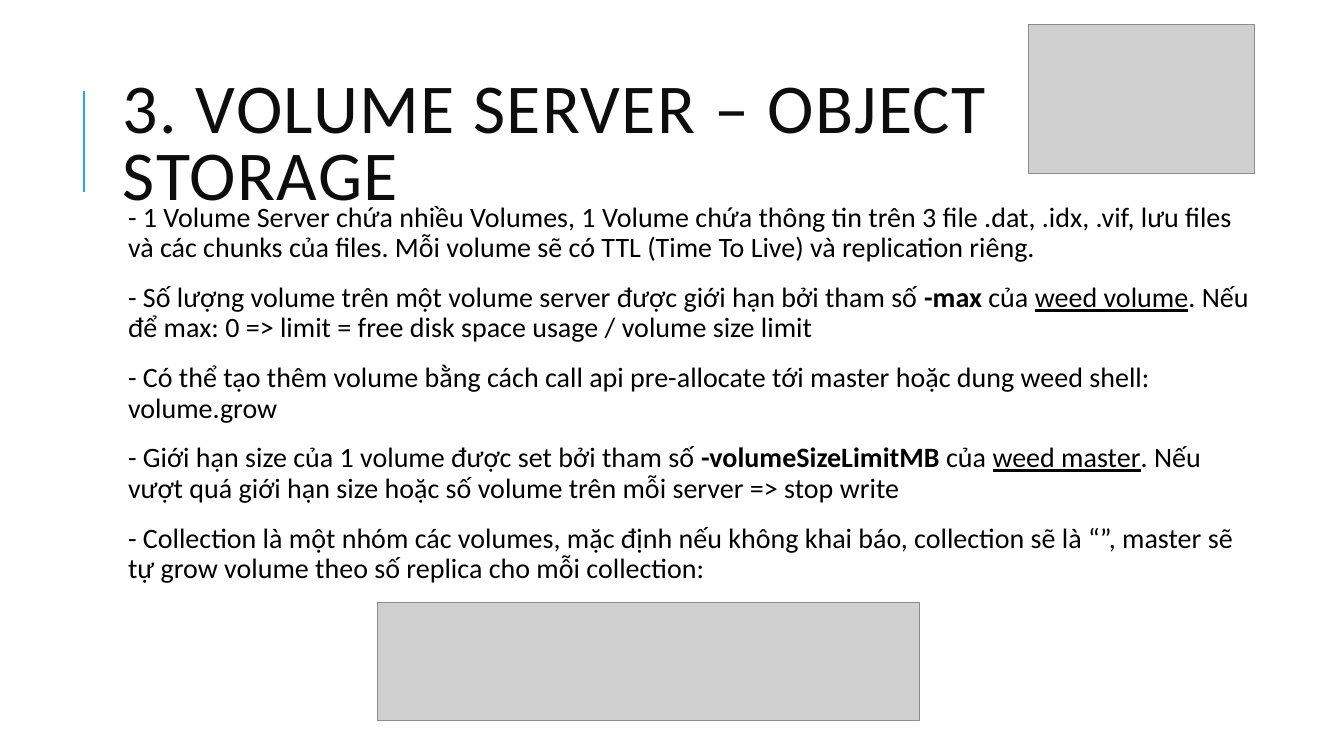
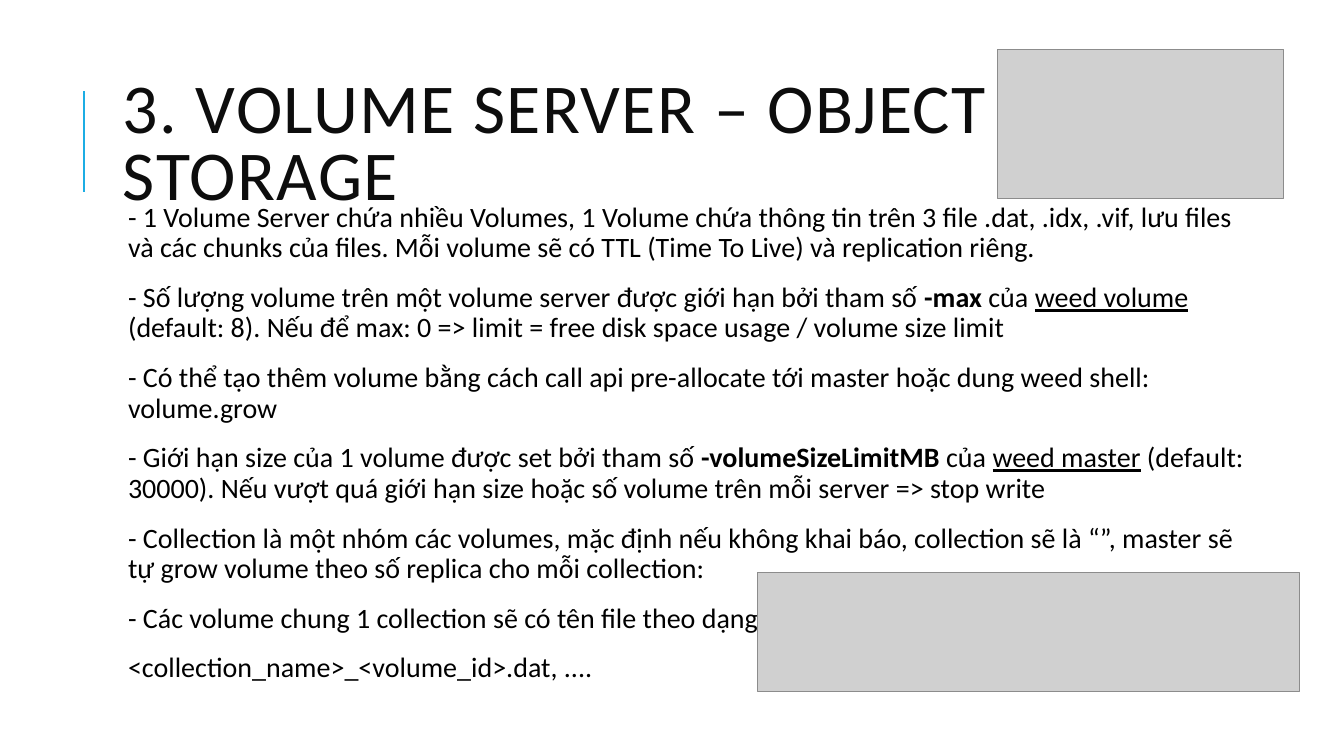
Before and after one commit to chi-org/seaweedfs-test, a slide deck: slide 7 of SeaweedFS_2.pptx. Drawn at 1344x756 pixels with LibreOffice and Linux fonts; fonts in the diff are those of the drawing; grey boxes stand for pictures. Boxes give left, top, right and bottom in pixels: in the first picture for what was removed or moved away, otherwise in the second. Text is boxed around its words. In the diff, an @@ line names an element or a change of style, - is before the commit and + after.

```diff
--- a/SeaweedFS_2.pptx
+++ b/SeaweedFS_2.pptx
@@ picture: place and size @@
-picture at <box>1028,25,1254,173</box>
+picture at <box>997,49,1284,199</box>
@@ text at <box>128,286,1189,342</box>: text changed @@
-  - Số lượng volume trên một volume server được giới hạn bởi tham số -max của weed volume. Nếu để max: 0 => limit = free disk space usage / volume size limit
+  - Số lượng volume trên một volume server được giới hạn bởi tham số -max của weed volume (default: 8). Nếu để max: 0 => limit = free disk space usage / volume size limit
@@ text at <box>128,446,1243,503</box>: text changed @@
-  - Giới hạn size của 1 volume được set bởi tham số -volumeSizeLimitMB của weed master. Nếu vượt quá giới hạn size hoặc số volume trên mỗi server => stop write
+  - Giới hạn size của 1 volume được set bởi tham số -volumeSizeLimitMB của weed master (default: 30000). Nếu vượt quá giới hạn size hoặc số volume trên mỗi server => stop write
@@ picture: place and size @@
-picture at <box>378,602,921,721</box>
+picture at <box>758,573,1301,692</box>
@@ text at <box>128,604,758,681</box>: paragraphs added @@
+  - Các volume chung 1 collection sẽ có tên file theo dạng
+  <collection_name>_<volume_id>.dat, ....
```
Also in this commit, not shown: 5 other slides changed, 9 slides added, 3 slides removed, 1 other file.
